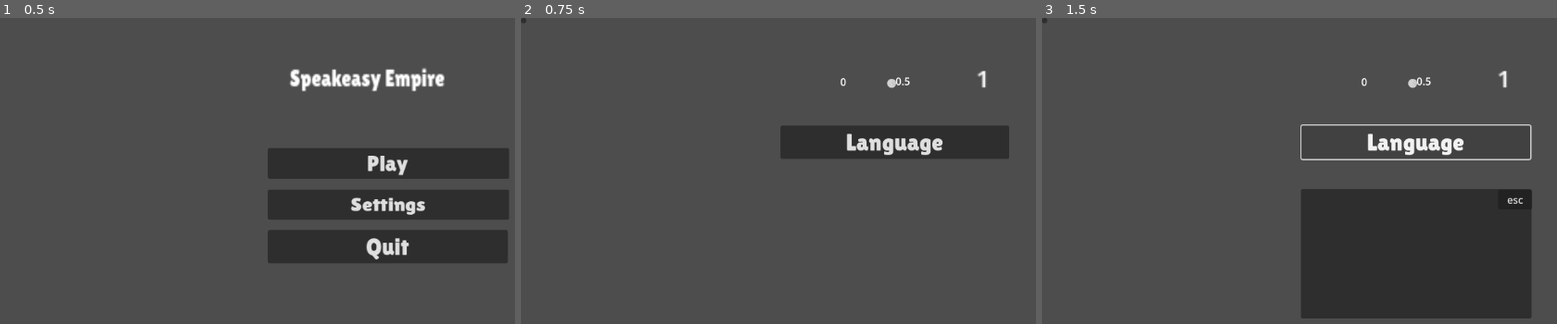
Above: before the commit, frames 1-3 (left to right).
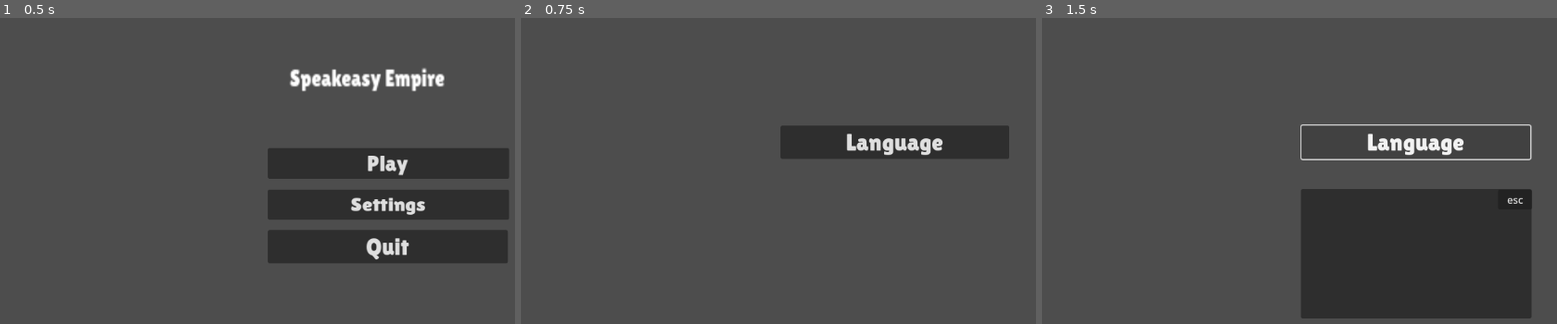
Above: after the commit, the same moments.

Repository: Obizynas/p123
Game: Godot game, scene res://menu.tscn
Same seed, same stepped clock (60 frames per second), same inputs: the game is played once before the commit and once after it.
Inputs:
- Up to frame 1 (0.5 s): no input
- Up to frame 2 (0.75 s): click "Settings" at 0.5 s
- Up to frame 3 (1.5 s): click "Language" at 1.25 s

Frame 1 is identical in both runs. In frame 2, 0.2% of the frame differs, in the area x 0-91%, y 0-23%; in frame 3, 0.2%.
Error before the commit: Invalid assignment of property or key 'visible' with value of type 'bool' on a base object of type 'null instance'. (res://control_2.gd:8)

Commit message:
у4фкп

Diff:
--- a/scene_2_root.tscn
+++ b/scene_2_root.tscn
@@ -1,8 +1,7 @@
-[gd_scene load_steps=4 format=3 uid="uid://c6q0xuj4g3ds7"]
+[gd_scene load_steps=3 format=3 uid="uid://c6q0xuj4g3ds7"]
 
-[ext_resource type="Script" path="res://control.gd" id="1_hocxa"]
+[ext_resource type="Script" uid="uid://dnjli3iihairv" path="res://control.gd" id="1_hocxa"]
 [ext_resource type="FontFile" uid="uid://c70xjaiqfl0l4" path="res://fonts/LilitaOne-Regular.ttf" id="2_nf77o"]
-[ext_resource type="Script" path="res://control_2.gd" id="3_48dgy"]
 
 [node name="Scene2Root" type="Node2D"]
 
@@ -37,50 +36,3 @@
 offset_right = 360.0
 offset_bottom = 17.0
 text = "esc"
-
-[node name="VolumePanel" type="Control" parent="."]
-layout_mode = 3
-anchors_preset = 0
-offset_right = 40.0
-offset_bottom = 40.0
-script = ExtResource("3_48dgy")
-
-[node name="HSlider" type="HSlider" parent="VolumePanel"]
-layout_mode = 0
-offset_left = 577.0
-offset_top = 94.0
-offset_right = 585.0
-offset_bottom = 110.0
-max_value = 1.0
-step = 0.1
-value = 1.0
-
-[node name="CloseButton2" type="Button" parent="VolumePanel"]
-layout_mode = 0
-offset_right = 8.0
-offset_bottom = 8.0
-
-[node name="LabelMin" type="Label" parent="VolumePanel"]
-layout_mode = 0
-offset_left = 497.0
-offset_top = 88.0
-offset_right = 537.0
-offset_bottom = 111.0
-text = "0"
-
-[node name="LabelMid" type="Label" parent="VolumePanel"]
-layout_mode = 0
-offset_left = 583.0
-offset_top = 87.0
-offset_right = 623.0
-offset_bottom = 110.0
-text = "0.5"
-
-[node name="LabelMax" type="Label" parent="VolumePanel"]
-layout_mode = 0
-offset_left = 708.0
-offset_top = 70.0
-offset_right = 748.0
-offset_bottom = 93.0
-scale = Vector2(2.42639, 2.12581)
-text = "1"
Not shown, changed: fonts/LilitaOne-Regular.ttf.import
